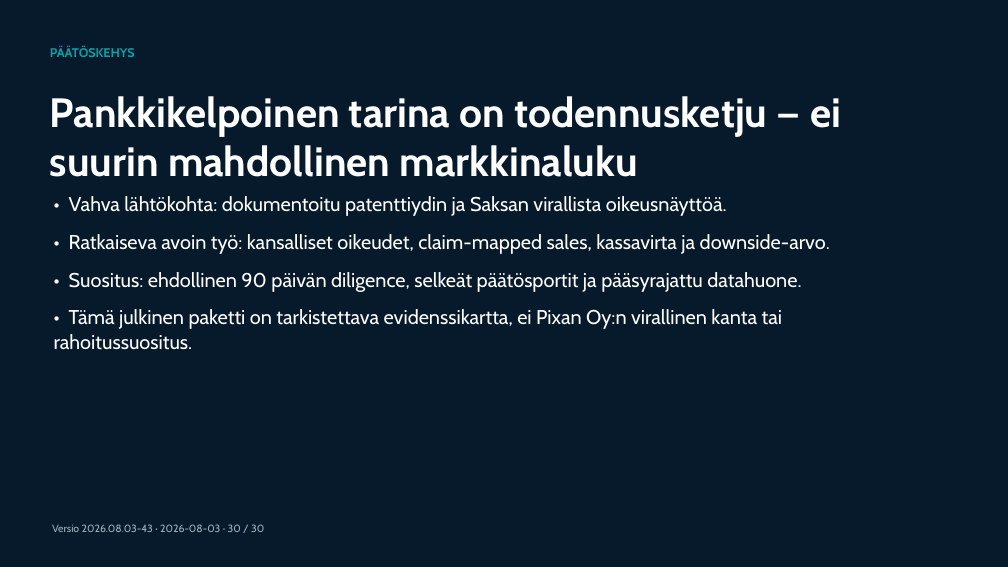
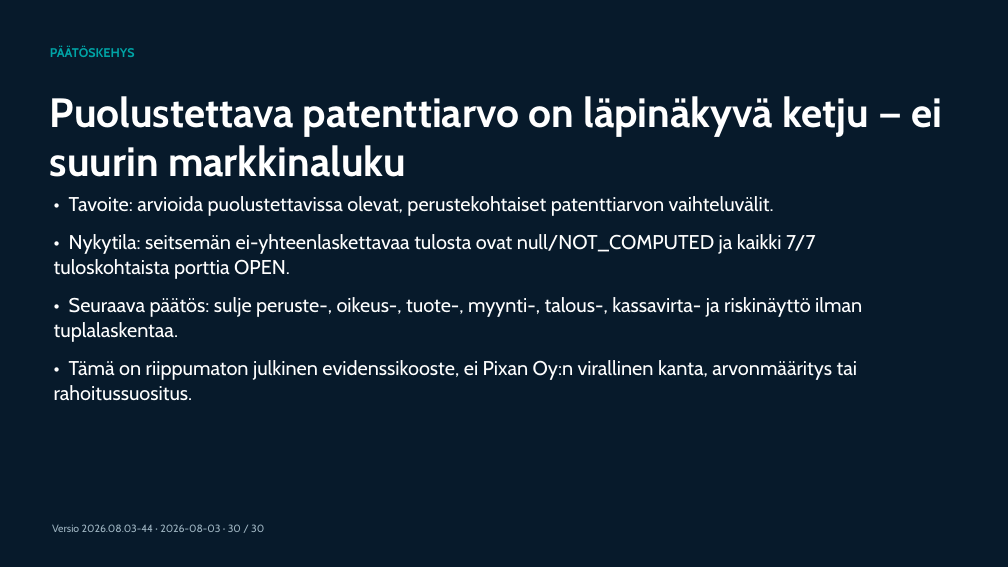
Before and after one commit to jounirautio78-ops/pixan-global-market-evidence-public, a slide deck: slide 30 of site/downloads/pixan-bank-deck-large-fi.pptx. Drawn at 1008x567 pixels with LibreOffice and Linux fonts; fonts in the diff are those of the drawing. Boxes give left, top, right and bottom in pixels: in the first picture for what was removed or moved away, otherwise in the second. Text is boxed around its words. In the diff, an @@ line names an element or a change of style, - is before the commit and + after.

Commit message:
Publish v44 patent valuation control and lender package (#40)
Pivot the public Evidence Center, bilingual dashboard, decks and Evidence Registers to a fail-closed, premise-specific patent valuation objective.

```diff
--- a/site/downloads/pixan-bank-deck-large-fi.pptx
+++ b/site/downloads/pixan-bank-deck-large-fi.pptx
@@ text at box(50, 96, 942, 177): text changed @@
-Pankkikelpoinen tarina on todennusketju — ei suurin mahdollinen markkinaluku
+Puolustettava patenttiarvo on läpinäkyvä ketju — ei suurin markkinaluku
@@ text at box(54, 196, 862, 401): text changed @@
-• Vahva lähtökohta: dokumentoitu patenttiydin ja Saksan virallista oikeusnäyttöä.
-• Ratkaiseva avoin työ: kansalliset oikeudet, claim-mapped sales, kassavirta ja downside-arvo.
-• Suositus: ehdollinen 90 päivän diligence, selkeät päätösportit ja pääsyrajattu datahuone.
-• Tämä julkinen paketti on tarkistettava evidenssikartta, ei Pixan Oy:n virallinen kanta tai rahoitussuositus.
+• Tavoite: arvioida puolustettavissa olevat, perustekohtaiset patenttiarvon vaihteluvälit.
+• Nykytila: seitsemän ei-yhteenlaskettavaa tulosta ovat null/NOT_COMPUTED ja kaikki 7/7 tuloskohtaista porttia OPEN.
+• Seuraava päätös: sulje peruste-, oikeus-, tuote-, myynti-, talous-, kassavirta- ja riskinäyttö ilman tuplalaskentaa.
+• Tämä on riippumaton julkinen evidenssikooste, ei Pixan Oy:n virallinen kanta, arvonmääritys tai rahoitussuositus.
@@ text at box(52, 524, 264, 532): text changed @@
-Versio 2026.08.03-43 · 2026-08-03 · 30 / 30
+Versio 2026.08.03-44 · 2026-08-03 · 30 / 30
```
Also in this commit, not shown: 29 other slides changed, 43 other files.
